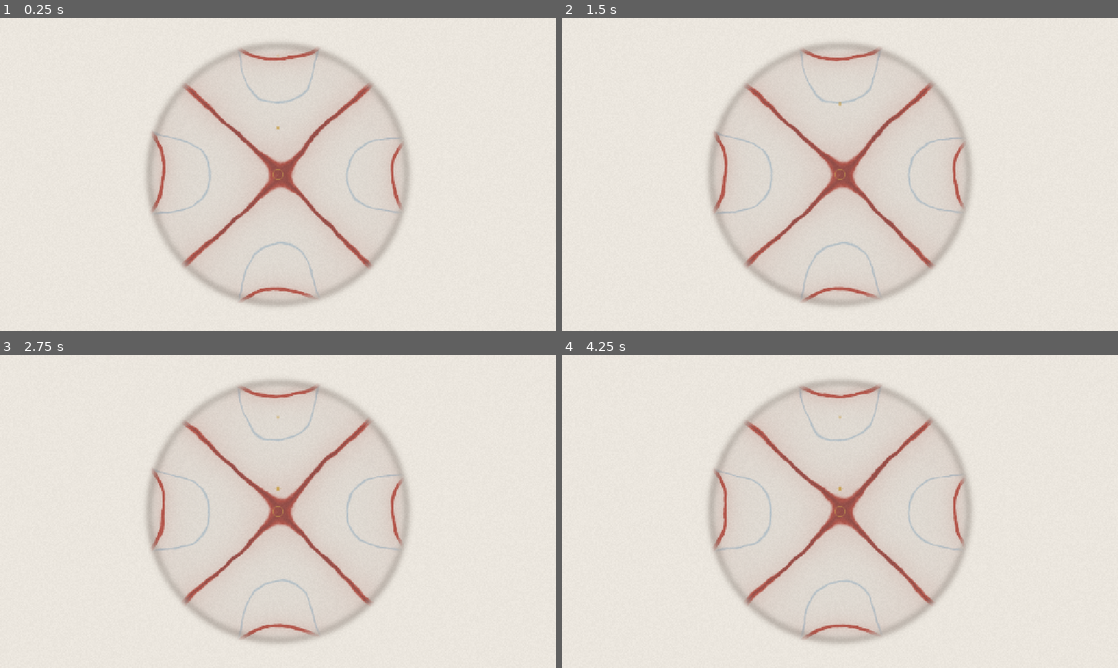
Above: before the commit, frames 1-4 (two rows, left to right).
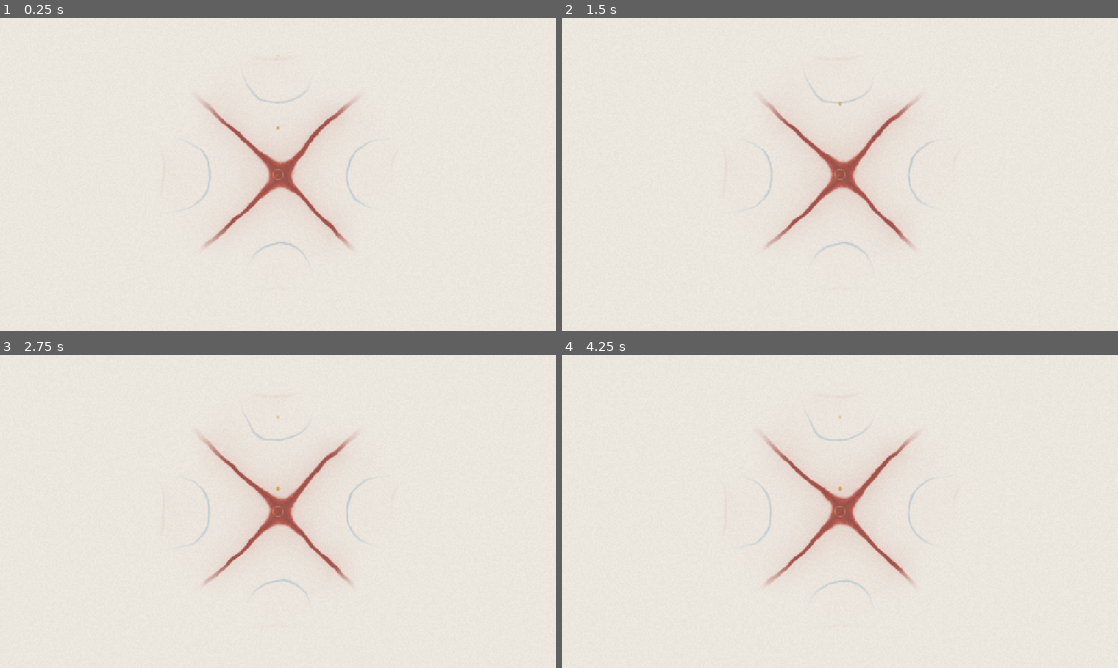
Above: after the commit, the same moments.

Repository: pablopalma/just-tap-repository
Game: Godot game, scene res://tools/cymatics.tscn
Two runs of this game, one before a commit and one after it. Both use one fixed random seed, a clock stepped at 60 frames per second and the inputs below. This scene is started directly instead of the project's main scene. Sound files missing from this copy of the repository are replaced by a short silence.
Inputs (mouse positions are in pixels of both pictures, inside the frame that each line leads up to):
- Up to frame 1 (0.25 s): no input
- Up to frame 2 (1.5 s): tap Enter (ui_accept) at 0.5, 0.77, 1.07, 1.25 s; move the mouse to (962, 158) at 0.52 s; hold Right (ui_right) 0.53-1.28 s; hold Space 0.53-1.28 s; click (962, 158) at 0.67 s; move the mouse to (728, 190) at 1.27 s; hold Down (ui_down) from 1.28 s (still down); tap 1 at 1.35 s
- Up to frame 3 (2.75 s): tap Enter (ui_accept) at 1.52, 1.82, 2 s; move the mouse to (333, 442) at 2.02 s; release Down (ui_down) at 2.03 s; hold Right (ui_right) from 2.03 s (still down); hold Space from 2.03 s (still down)
- Up to frame 4 (4.25 s): tap Enter (ui_accept) at 2.75, 3.02, 3.32, 3.5, 3.77, 4.07 s; move the mouse to (812, 574) at 2.77 s; release Right (ui_right) at 2.78 s; release Space at 2.78 s; hold Up (ui_up) 2.78-3.53 s; tap 1 at 2.85 s; click (812, 574) at 2.92 s; move the mouse to (1006, 558) at 3.52 s; hold Left (ui_left) from 3.53 s (still down); hold Space from 3.53 s (still down)

The runs differ from the first frame. In frame 1, 6.7% of the frame differs, in the area x 26-74%, y 7-93%; in frame 2, 6.6%; in frame 3, 6.6%; in frame 4, 6.7%.

Commit message:
Cimática: sin contorno, la figura se desvanece en el papel
La placa ya no tiene borde: la figura se afina hacia afuera y se funde
con el papel en un borde irregular, como pigmento que llegó hasta ahí.

Co-Authored-By: Claude Opus 5.5 <noreply@anthropic.com>

Diff:
--- a/shaders/cymatics.gdshader
+++ b/shaders/cymatics.gdshader
@@ -69,24 +69,23 @@
 	// the older layer, faint, in its own colour
 	float g = exp(-abs(chladni(q, mode_ghost)) * 10.0);
 	float gpaint = smoothstep(0.3, 0.9, g + (grain - 0.5) * 0.5) * ghost;
-	// inside the plate only, its rim soft like a wash
-	float plate = 1.0 - smoothstep(0.92, 1.02, r + (fbm(p * 4.0) - 0.5) * 0.06);
+	// no rim: the figure thins out towards the plate's edge and fades into the paper, an uneven,
+	// wet border, as if the pigment had only reached so far
+	float plate = 1.0 - smoothstep(0.5, 1.0, r + (fbm(p * 2.5 + 5.0) - 0.5) * 0.35);
+	plate *= plate;
 	if (glow) {
 		vec3 lit = mix(pigment.rgb, vec3(1.0, 0.97, 0.88), 0.4);
 		vec3 old = mix(ghost_pigment.rgb, vec3(1.0, 0.97, 0.88), 0.3);
 		float a = paint * 0.95;
 		float ga = gpaint * 0.45 * (1.0 - a);
-		float rim_g = exp(-pow((r - 0.98) * 26.0, 2.0)) * 0.18;
+		float rim_g = 0.0;
 		vec3 c = (lit * a + old * ga + vec3(1.0, 0.95, 0.8) * rim_g) / max(a + ga + rim_g, 0.001);
 		COLOR = vec4(c, clamp(a + ga + rim_g, 0.0, 1.0) * plate * alpha);
 	} else {
 	vec3 col = paper.rgb;
 	col = mix(col, col * ghost_pigment.rgb * 1.15, gpaint * plate * 0.8);
 	col = mix(col, col * pigment.rgb, paint * plate * 0.92);
-	// a soft wash where the plate is, and its rim in diluted ink
-	col *= 1.0 - 0.05 * plate;
-	float rim = exp(-pow((r - 0.98) * 30.0, 2.0));
-	col = mix(col, col * vec3(0.55, 0.52, 0.5), rim * 0.35);
+
 	// paper grain over all
 	col += (hash(floor(FRAGCOORD.xy)) - 0.5) * 0.03;
 	COLOR = vec4(col, 1.0);
--- a/tools/cymatics.gd
+++ b/tools/cymatics.gd
@@ -144,6 +144,9 @@
 		_ink.draw_circle(p, 7.0 * (0.6 + 0.4 * a), Color(gold, 0.25 * a))
 		_ink.draw_circle(p, 4.0 * (0.6 + 0.4 * a), Color(gold, a))
 	_ink.draw_arc(c, 12.0, 0.0, TAU, 40, Color(gold, 0.5), 1.6, true)
+	# a note landing: a soft glow at the centre (no ring out to the edge: the figure has no contour)
 	for ring in _rings:
 		var k: float = ring.t / 1.2
-		_ink.draw_arc(c, lerpf(14.0, r, 1.0 - pow(1.0 - k, 3.0)), 0.0, TAU, 96, Color(gold, 0.5 * (1.0 - k)), 2.0, true)
+		for i in 5:
+			var j := i / 4.0
+			_ink.draw_circle(c, lerpf(60.0, 10.0, j) * (0.6 + 0.6 * k), Color(gold, 0.06 * (1.0 - k) * (0.4 + j)))
